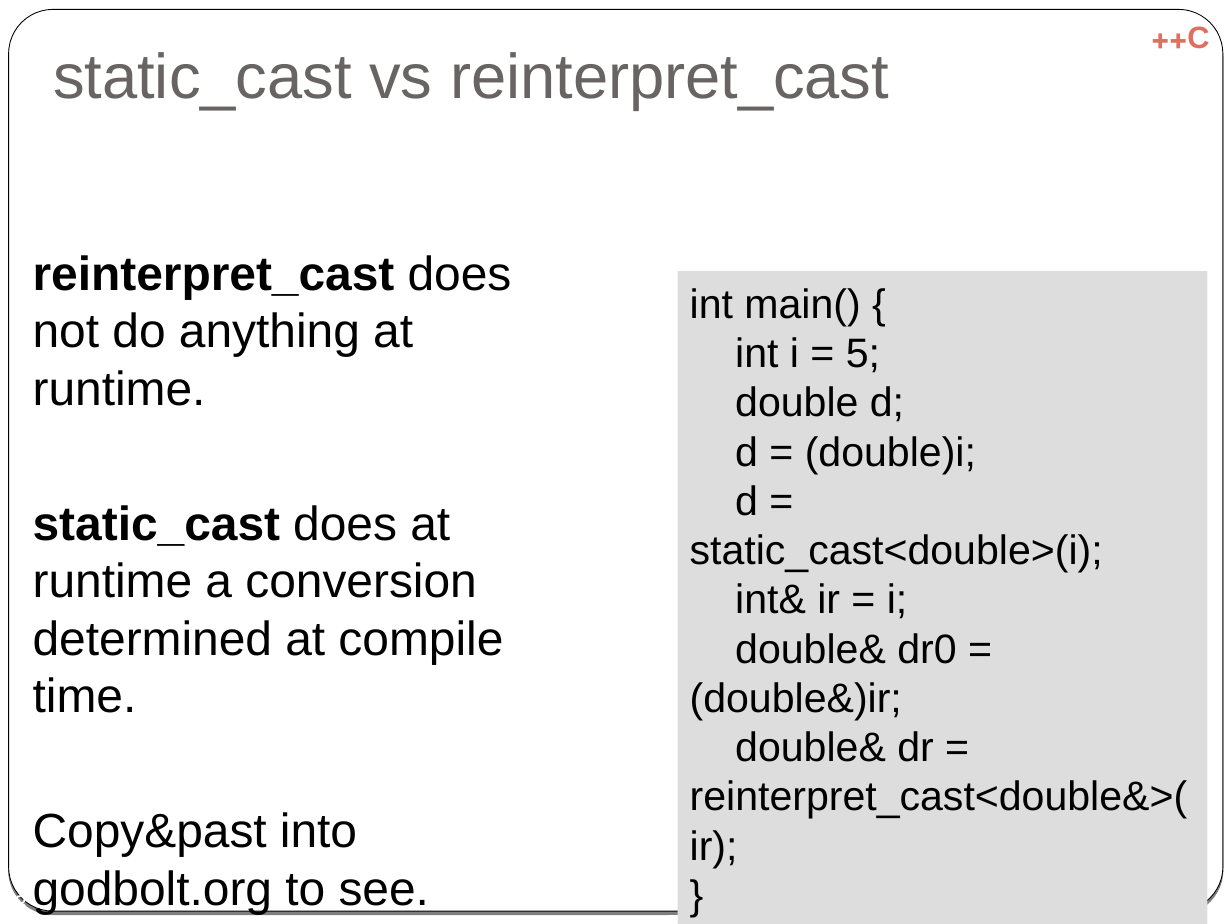
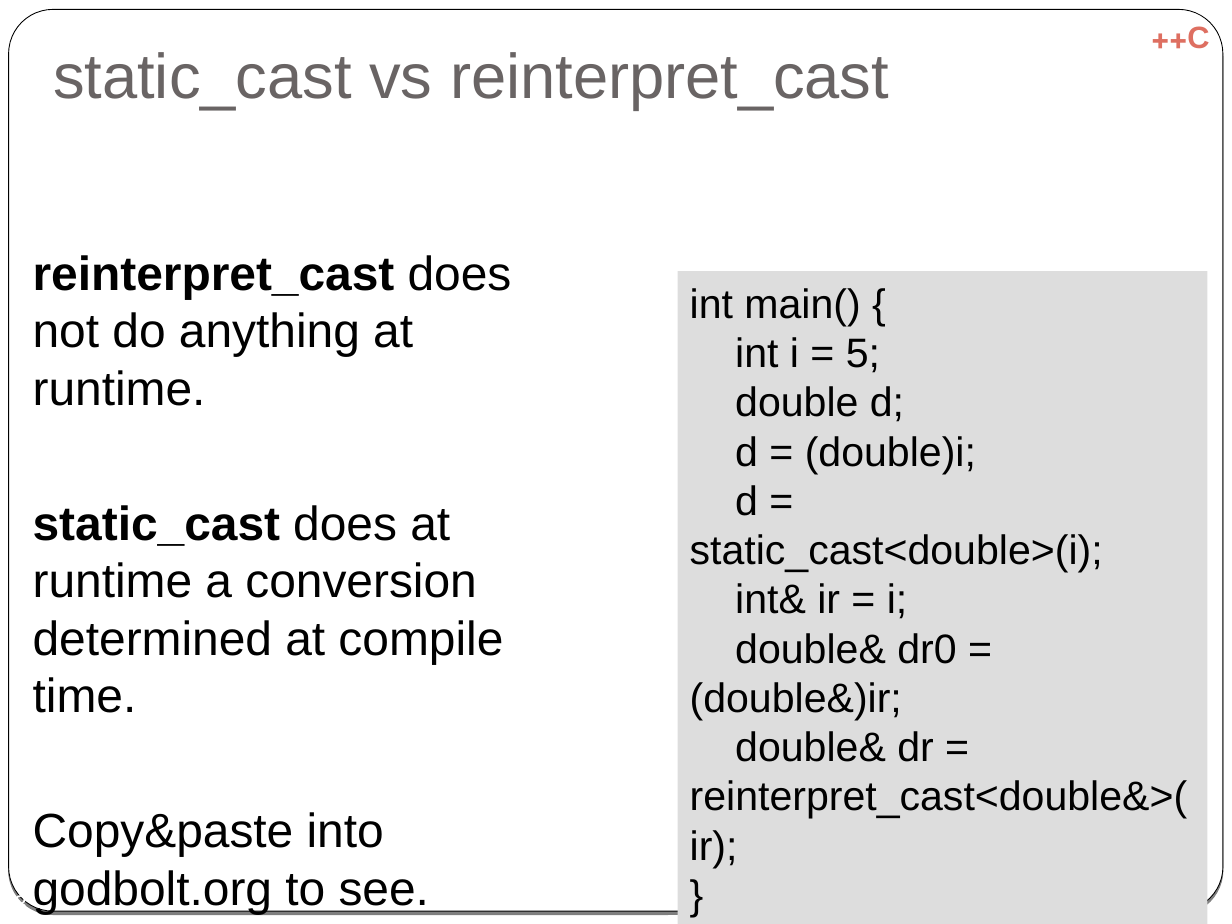
Before and after one commit to cpp-at-ariel/cpp-5778, a slide deck: slide 8 of week07-diamond-rtti/slides-rtti.odp. Drawn at 1232x924 pixels with LibreOffice and Linux fonts; fonts in the diff are those of the drawing. Boxes give left, top, right and bottom in pixels: in the first picture for what was removed or moved away, otherwise in the second. Text is boxed around its words. In the diff, an @@ line names an element or a change of style, - is before the commit and + after.

```diff
--- a/week07-diamond-rtti/slides-rtti.odp
+++ b/week07-diamond-rtti/slides-rtti.odp
@@ text at (33, 812, 429, 914): text changed @@
-Copy&past into godbolt.org to see.
+Copy&paste into godbolt.org to see.
```
Also in this commit, not shown: 4 other files.
